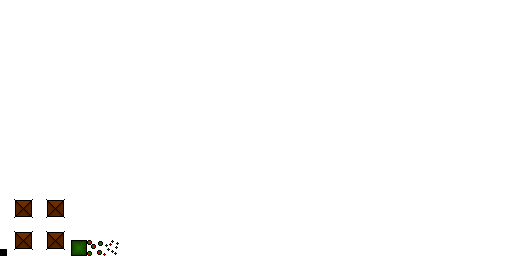
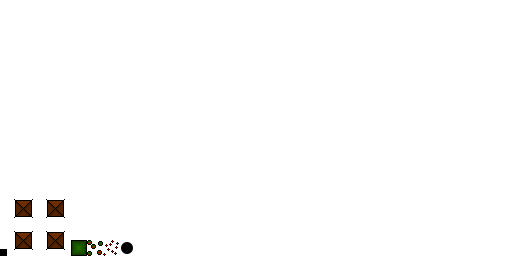
Before/after of a (512, 256) layered artwork. What changed in the layer stack:
added layer "Agent" above "Houses" over [121, 242, 133, 254]
